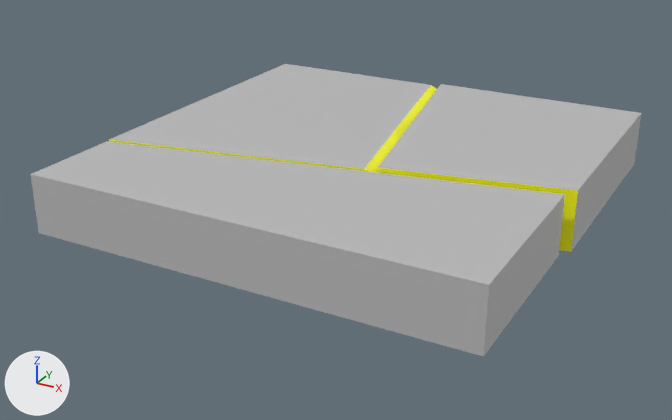
A saved change to the FBX model Capstone2 Prac/Assets/Sidewalk Cracked 1.fbx.
One viewpoint serves both versions: a camera (50 mm lens) standing at (0.0802, -0.1224, 0.0585) and looking at (0.0153, -0.0044, -0.0005). The axes (+X, +Y, +Z) are drawn at lower left. The lights are the same throughout. Where no turn or scale is listed for an object, it has been applied to the vertices.

Script lines for the objects in view, before the commit:
```python
me_mesh = bpy.data.meshes.new('Mesh')
me_mesh.from_pydata(...)  # 324 vertices, 636 faces; spans x -0.0349..0.0349, y -0.0353..0.0353, z -0.0046..0.0046
# faces by material slot: [402, 234]
me_mesh.materials.append(mat_shatterinteriors8)  # yellow #ffff00
me_mesh.materials.append(mat_lambert1)  # grey #bcbcbc
ob_shard28 = bpy.data.objects.new('shard28', me_mesh)
ob_shard28.location = (0.0176, -0.0001, 0.0055)
```
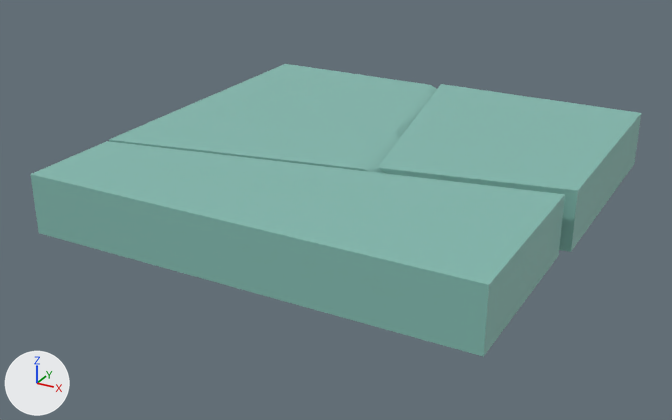
Where the change shows, as pixel boxes [x1, y1, x2, y2] in the pictures (672 x 420 px):
part 1 of me_mesh, recoloured (yellow to cyan)
    both: [109, 85, 578, 252]
part 2 of me_mesh, recoloured (grey to cyan)
    both: [30, 64, 641, 357]

What the commit changed:
Material 'lambert2' (mat_lambert2) is new.
Its base color is (0.231, 0.5, 0.438) (cyan #84bcb1).
me_mesh has 324 vertices, 636 faces and spans x -0.0349..0.0349, y -0.0353..0.0353, z -0.0046..0.0046.
me_mesh is used by ob_shard28; location (0.0176, -0.0001, 0.0055).
me_mesh part 1: all 402 faces that had it switch from mat_shatterinteriors8 (yellow #ffff00) to mat_lambert2 (cyan #84bcb1).
me_mesh part 2: all 234 faces that had it switch from mat_lambert1 (grey #bcbcbc) to mat_lambert2 (cyan #84bcb1).
